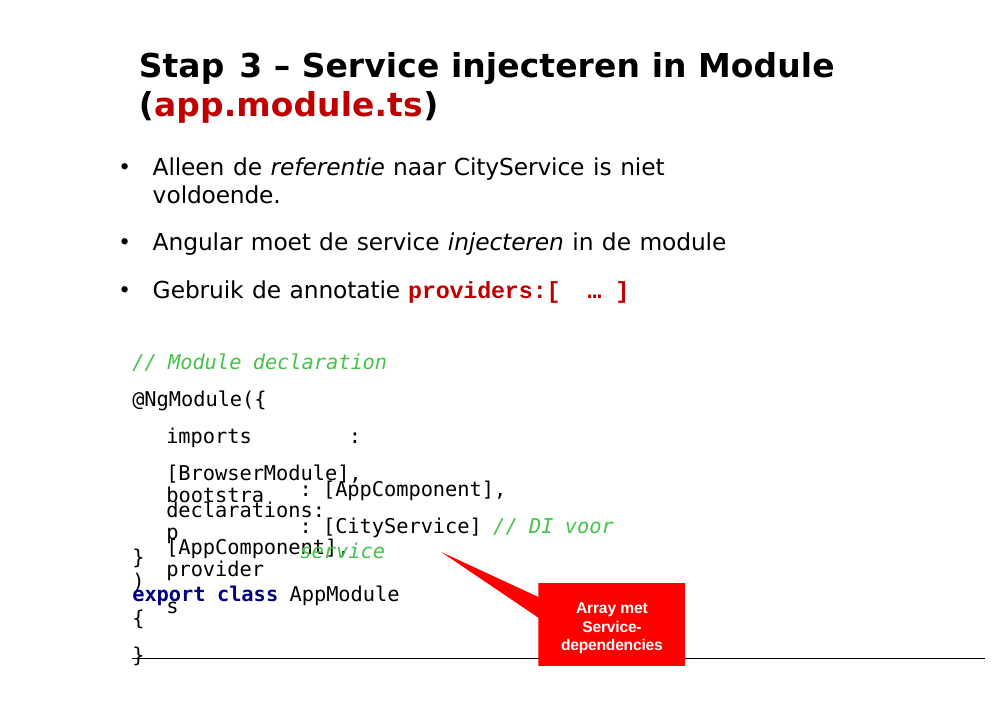
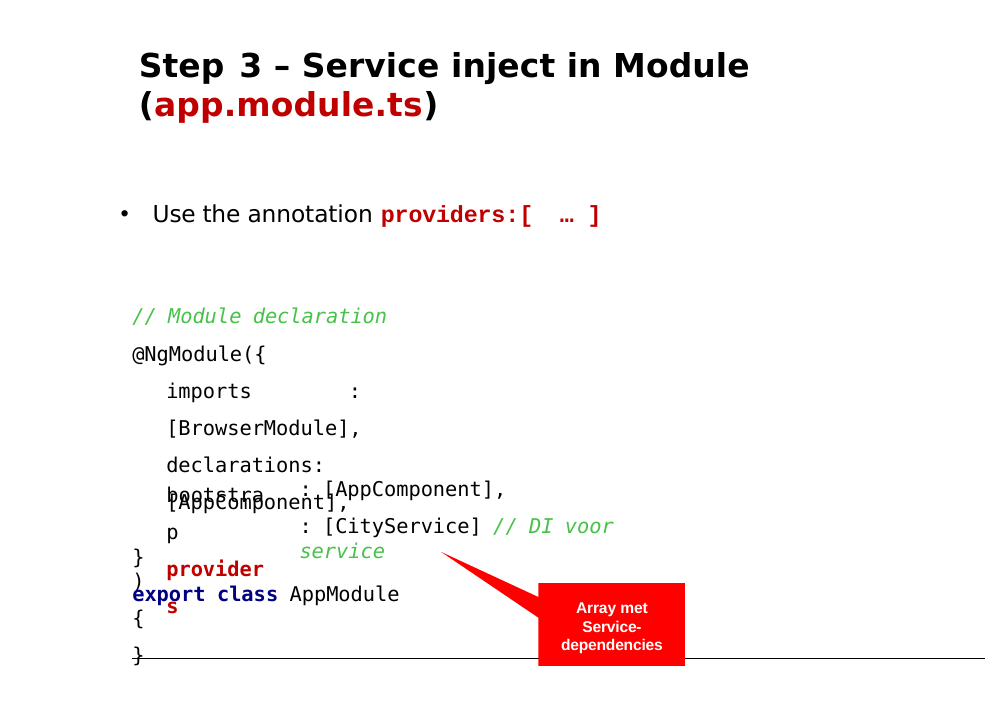
Before and after one commit to petereijgermans11/workshop-angular10, a slide deck: slide 12 of PPT/03- Angular Service.pptx (slide 13 before the commit). Drawn at 1008x713 pixels with LibreOffice and Linux fonts; fonts in the diff are those of the drawing. Boxes give left, top, right and bottom in pixels: in the first picture for what was removed or moved away, otherwise in the second. Text is boxed around its words. In the diff, an @@ line names an element or a change of style, - is before the commit and + after.

```diff
--- a/PPT/03- Angular Service.pptx
+++ b/PPT/03- Angular Service.pptx
@@ title at (139, 52, 750, 123): text changed @@
-Stap 3 – Service injecteren in Module
-(app.module.ts)
+Step 3 – Service inject in Module
+(app.module.ts)
@@ text at (153, 204, 533, 227): text changed @@
-• Alleen de referentie naar CityService is niet voldoende.
-• Angular moet de service injecteren in de module
-• Gebruik de annotatie providers:[ … ]
+• Use the annotation providers:[ … ]
@@ text "bootstrap providers" at (166, 469, 270, 540): text colour #000000 to #C00000, bold on in "providers" @@
```
Also in this commit, not shown: 22 other slides changed, 2 slides added, 4 slides removed, 7 other files.
